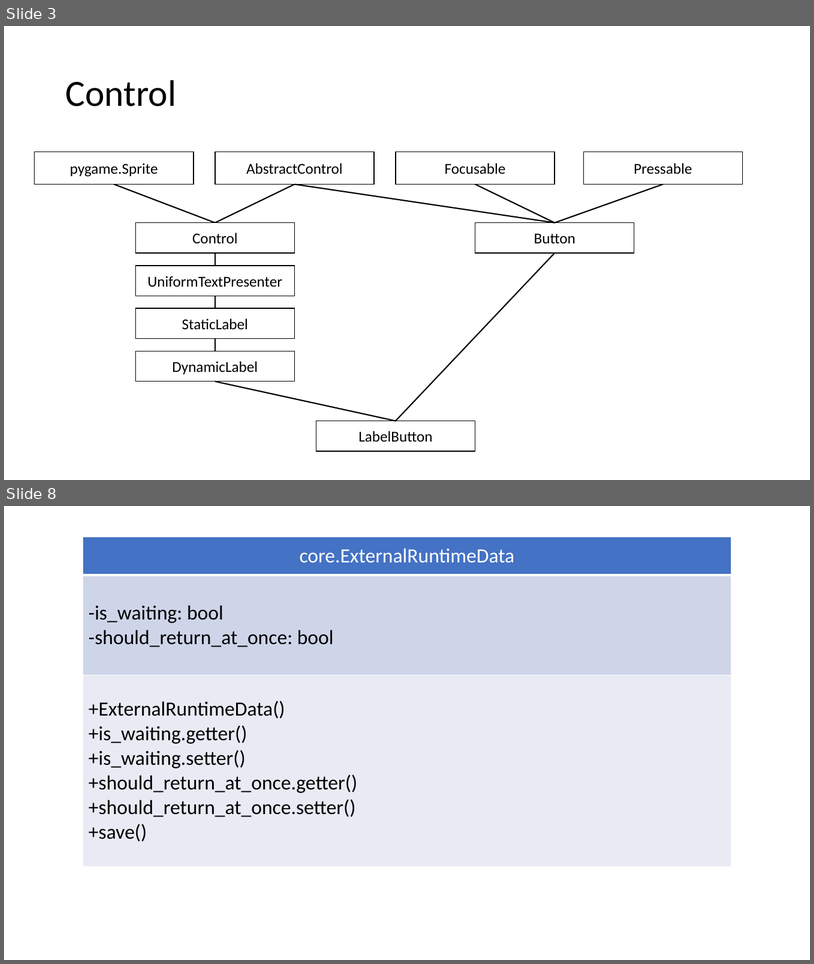
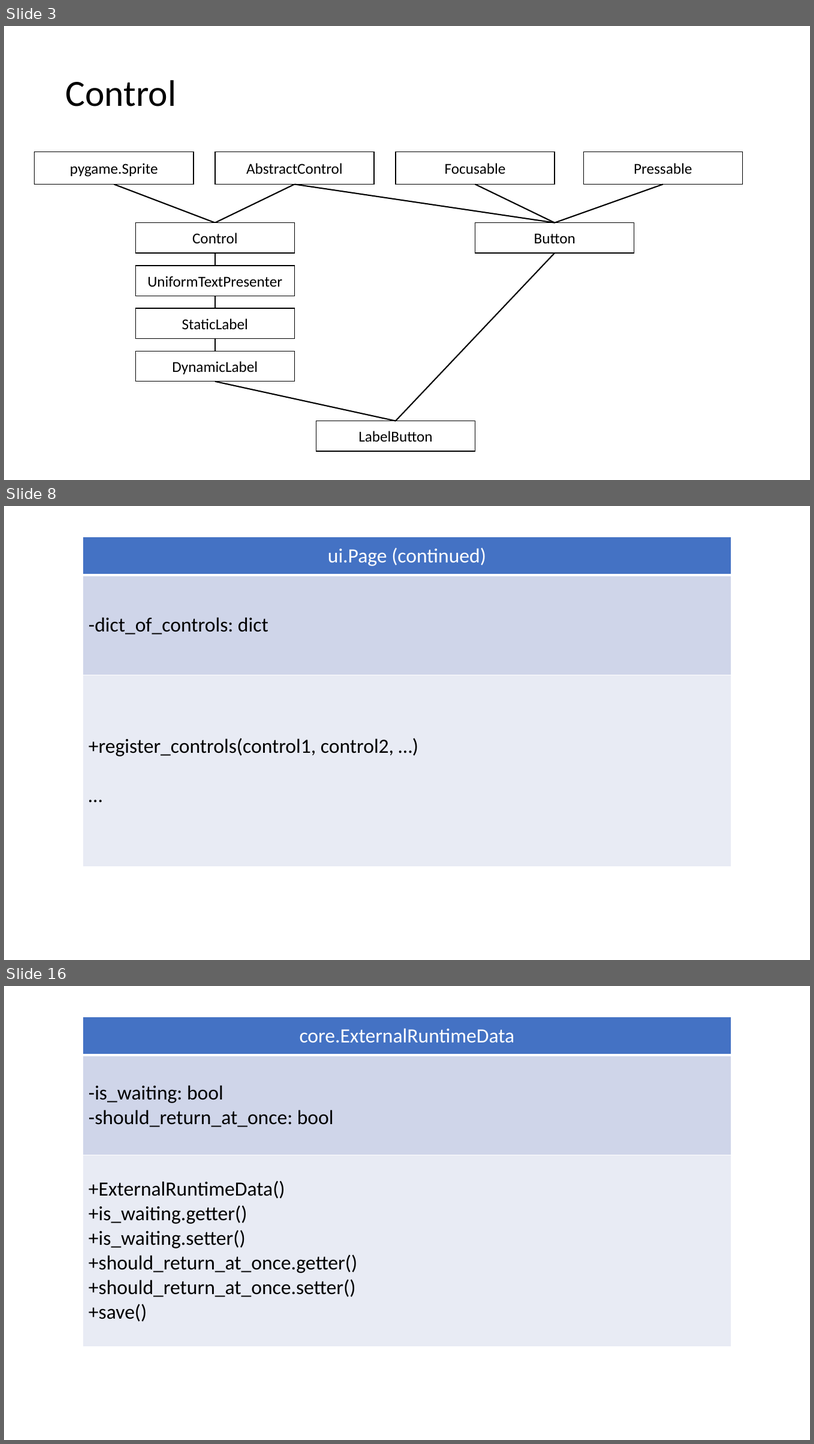
Before and after one commit to wertolf/vocabulary-builder, a slide deck: documentation/diagrams.pptx. Shown one above the other, each under a label of ours: slides 3 and 8 before the commit, slides 3, 8 and 16 after it; the slides between them are not shown. The pictures are 814x964 and 814x1444 pixels, drawn with LibreOffice and Linux fonts; fonts in the diff are those of the drawing. Boxes give left, top, right and bottom in pixels: in the first picture for what was removed or moved away, otherwise in the second. Text is boxed around its words. In the diff, an @@ line names an element or a change of style, - is before the commit and + after.

```diff
--- a/documentation/diagrams.pptx
+++ b/documentation/diagrams.pptx
@@ slide 8 added at (4, 506, 810, 960), background #FFFFFF @@
@@ table added at (83, 537, 732, 867), 3 rows, 1 columns @@
+ui.Page (continued)
+-dict_of_controls: dict
++register_controls(control1, control2, …) / …
@@ what was slide 8 is now slide 16 @@
```
Also in this commit, not shown: 4 slides changed, 11 other slides added, 12 other files.
